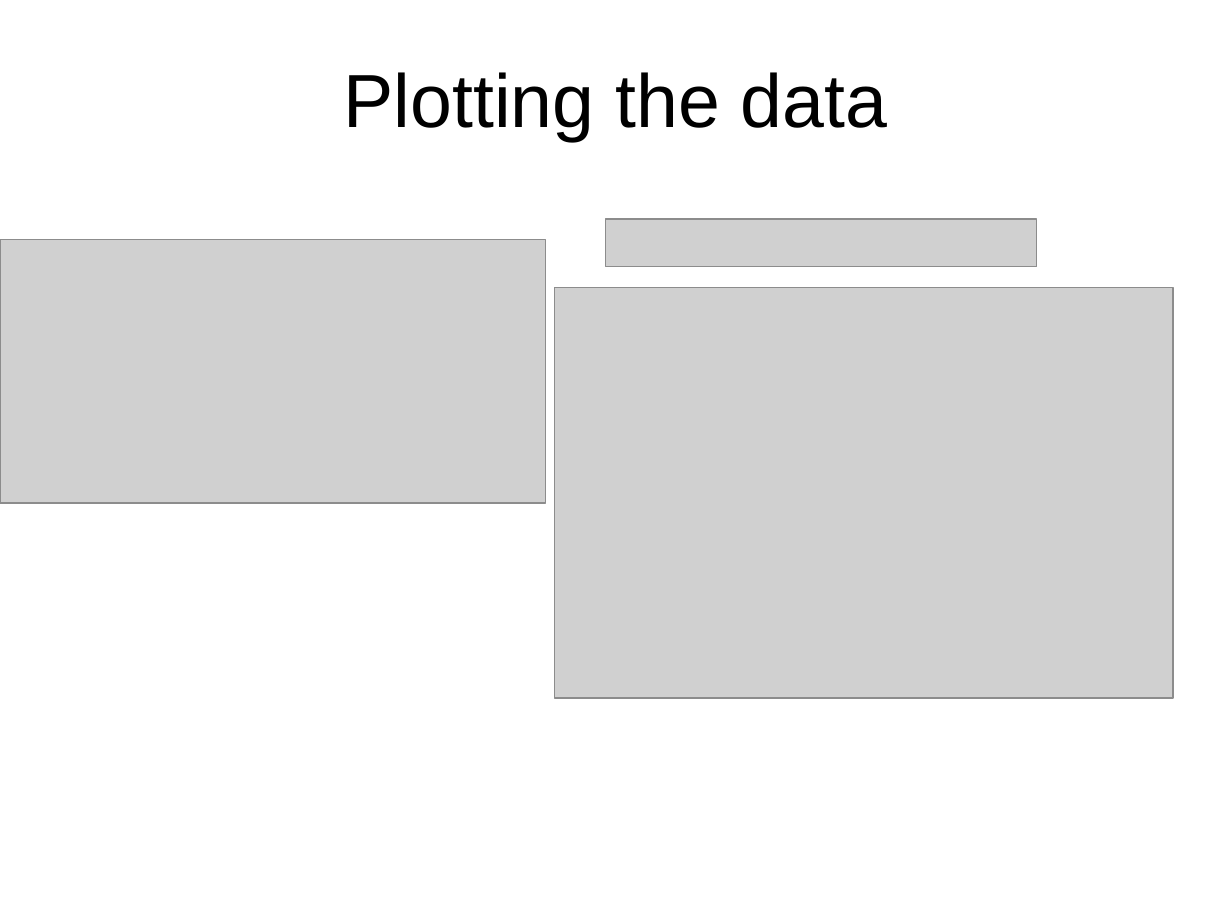
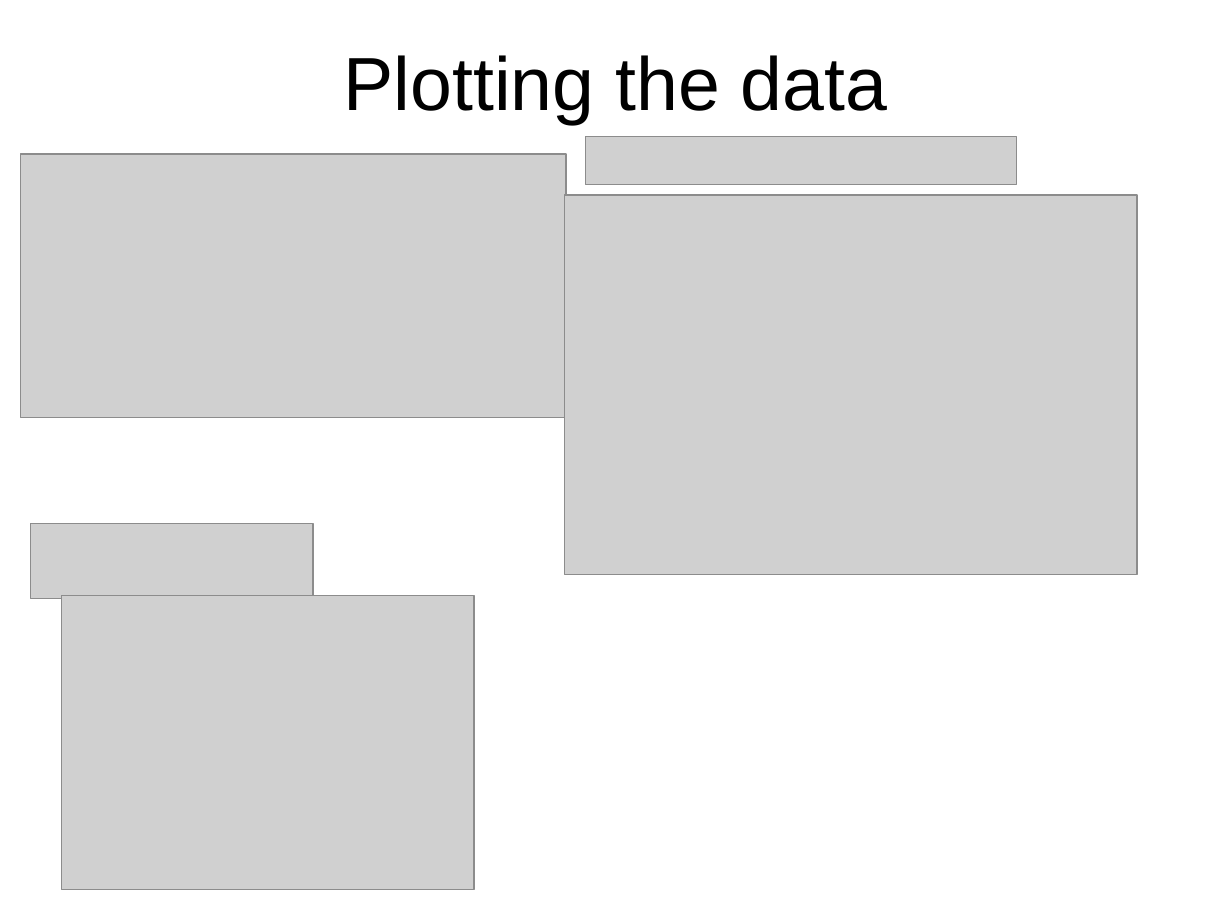
Before and after one commit to hongqin/R-workshop-GAS14, a slide deck: slide 14 of 1.Introduction_to_R/Learning_R_by_metricExample.ppt (slide 13 before the commit). Drawn at 1232x924 pixels with LibreOffice and Linux fonts; fonts in the diff are those of the drawing; grey boxes stand for pictures. Boxes give left, top, right and bottom in pixels: in the first picture for what was removed or moved away, otherwise in the second. Text is boxed around its words. In the diff, an @@ line names an element or a change of style, - is before the commit and + after.

Commit message:
ppt update

```diff
--- a/1.Introduction_to_R/Learning_R_by_metricExample.ppt
+++ b/1.Introduction_to_R/Learning_R_by_metricExample.ppt
@@ title "Plotting the data" moved from (x1=344, y1=72, x2=887, y2=141) to (x1=344, y1=55, x2=887, y2=125) @@
@@ picture moved from (x1=606, y1=219, x2=1037, y2=267) to (x1=585, y1=137, x2=1016, y2=185) @@
@@ picture moved from (x1=0, y1=239, x2=546, y2=503) to (x1=21, y1=154, x2=567, y2=418) @@
@@ picture resized from (x1=554, y1=287, x2=1173, y2=697) to (x1=564, y1=195, x2=1137, y2=574) @@
@@ picture added at (x1=31, y1=524, x2=313, y2=599) @@
@@ picture added at (x1=62, y1=595, x2=474, y2=890) @@
```
Also in this commit, not shown: 5 slides added, 21 slides removed, 3 other files.
